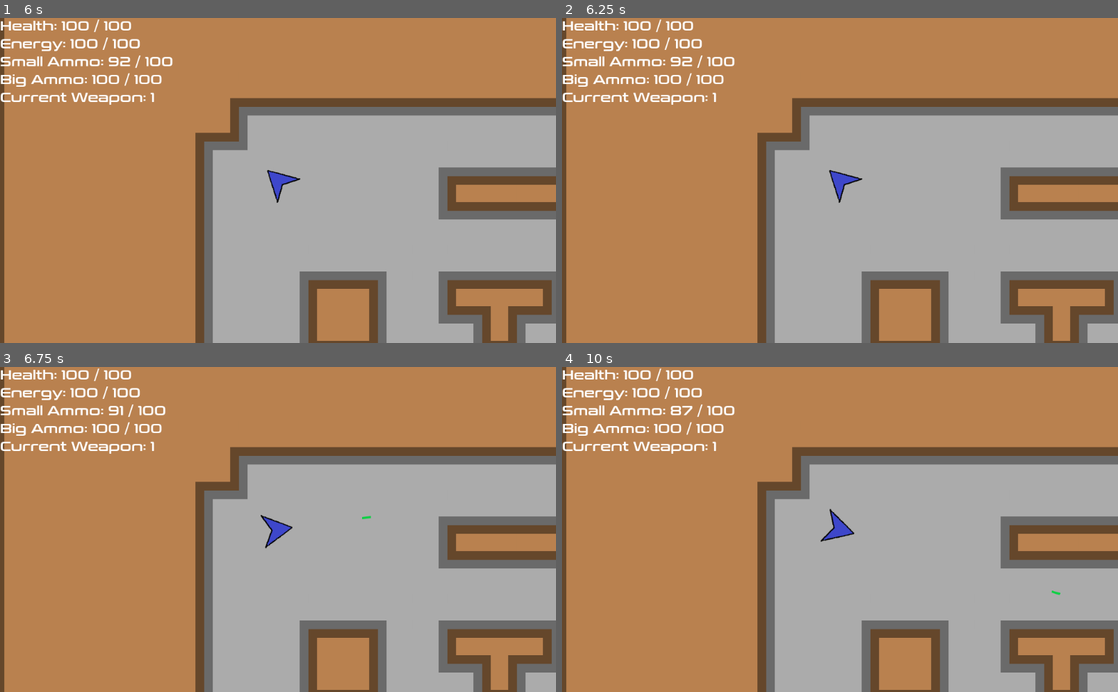
Above: before the commit, frames 1-4 (two rows, left to right).
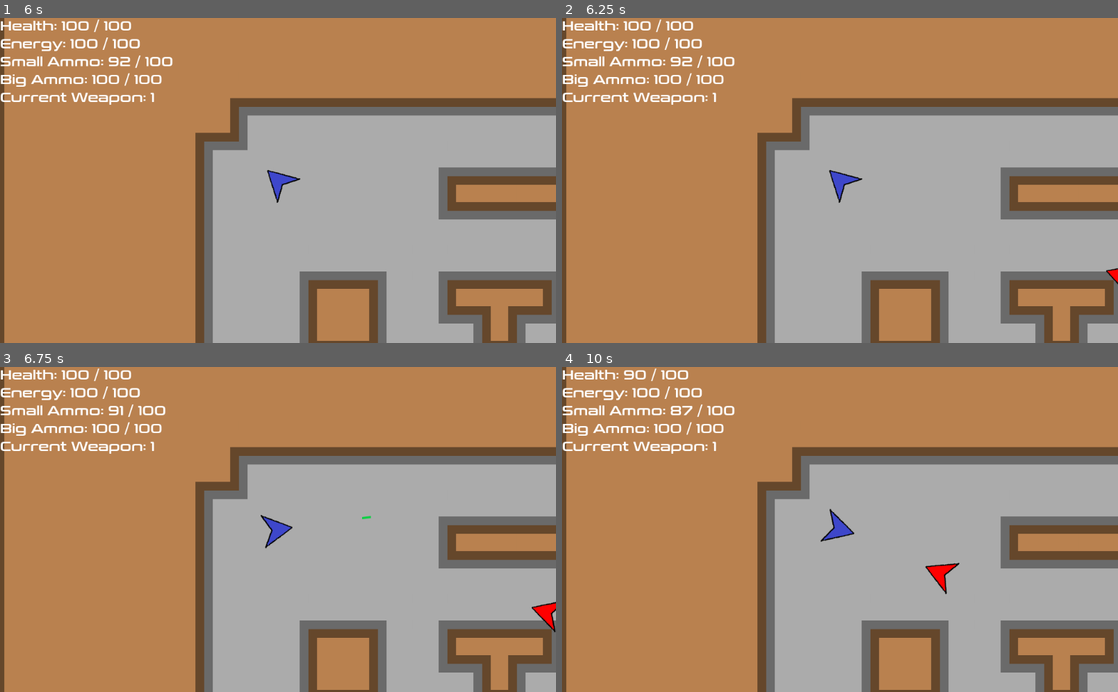
Above: after the commit, the same moments.

Repository: afkpuezo/blinkshooter
Game: Godot game, scene res://scenes/demos/demo.tscn
Same seed, same stepped clock (60 frames per second), same inputs: the game is played once before the commit and once after it.
Inputs (mouse positions are in pixels of both pictures, inside the frame that each line leads up to):
- Up to frame 1 (6 s): tap Enter at 0.5, 2, 3.5 s; move the mouse to (400, 164) at 0.52 s; click (400, 164) at 0.6 s; tap Space at 1.25, 2.75, 4.25 s; move the mouse to (166, 196) at 1.27 s; click (166, 196) at 1.35 s; move the mouse to (333, 109) at 2.02 s; click (333, 109) at 2.1 s; move the mouse to (250, 245) at 2.77 s; click (250, 245) at 2.85 s; move the mouse to (444, 229) at 3.52 s; click (444, 229) at 3.6 s; move the mouse to (111, 131) at 4.27 s; click (111, 131) at 4.35 s; move the mouse to (305, 180) at 5.02 s; click (305, 180) at 5.1 s; move the mouse to (194, 99) at 5.77 s; click (194, 99) at 5.85 s
- Up to frame 2 (6.25 s): no input
- Up to frame 3 (6.75 s): move the mouse to (400, 513) at 6.52 s; click (400, 513) at 6.6 s
- Up to frame 4 (10 s): move the mouse to (728, 545) at 7.27 s; click (728, 545) at 7.35 s; move the mouse to (895, 458) at 8.02 s; click (895, 458) at 8.1 s; move the mouse to (812, 594) at 8.77 s; click (812, 594) at 8.85 s; move the mouse to (1006, 578) at 9.52 s; click (1006, 578) at 9.6 s

Frame 1 is identical in both runs. In frame 2, less than 0.1% of the frame differs, in the area x 97-100%, y 76-83%; in frame 3, 0.2%; in frame 4, 0.5%, in the area x 11-90%, y 0-71%.

Commit message:
enhanced player detection for enemies, they remember the last position the player was at, and they recognize getting shot

Diff:
--- a/scenes/demos/demo.tscn
+++ b/scenes/demos/demo.tscn
@@ -44,11 +44,6 @@
 
 [node name="EnemyGun" parent="Enemy/EnemyWeaponBar" index="0" instance=ExtResource( 4 )]
 
-[node name="Enemy" parent="Enemy" instance=ExtResource( 9 )]
-position = Vector2( 900, 400 )
-
-[node name="EnemyGun" parent="Enemy/Enemy/EnemyWeaponBar" index="0" instance=ExtResource( 4 )]
-
 [node name="Enemy2" parent="." instance=ExtResource( 9 )]
 position = Vector2( 1000, 500 )
 
@@ -64,5 +59,4 @@
 [editable path="Player"]
 [editable path="Enemy"]
 [editable path="Enemy/PlayerDetection"]
-[editable path="Enemy/Enemy"]
 [editable path="Enemy2"]
--- a/scenes/units/enemy/enemy.tscn
+++ b/scenes/units/enemy/enemy.tscn
@@ -13,7 +13,7 @@
 
 [node name="Enemy" type="KinematicBody2D"]
 collision_layer = 4
-collision_mask = 3
+collision_mask = 7
 script = ExtResource( 4 )
 
 [node name="Sprite" type="Sprite" parent="."]
--- a/scenes/weapons/weapon.gd
+++ b/scenes/weapons/weapon.gd
@@ -23,6 +23,7 @@
 
 	var new_bullet: Bullet = bullet_scene.instance()
 	new_bullet.damage = damage
+	new_bullet.source = user
 
 	GameSpawner.spawn_bullet(
 		new_bullet,
--- a/scripts/actions/saw_blade_attack.gd
+++ b/scripts/actions/saw_blade_attack.gd
@@ -71,7 +71,7 @@
 		var dc: DamageCooldown = damage_cooldown_scene.instance()
 		dc.setup(self, damage_cooldown)
 		victim.add_buff(dc)
-		victim.take_damage(damage, self)
+		victim.take_damage(damage, owner)
 
 
 func handle_sprite_rotation(delta):
--- a/scripts/bullet.gd
+++ b/scripts/bullet.gd
@@ -6,6 +6,9 @@
 
 ## damage dealt to target when hit, set by weapon
 var damage = 1
+
+## the unit responsible for shooting this bullet
+var source
 
 
 ## maybe overkill, but acts as interface between the outside and inside?
@@ -22,7 +25,7 @@
 	#print("DEBUG: bullet hitbox area entered by: %s" % area.name)
 	if area.has_method("get_unit"):
 		var victim = area.get_unit()
-		victim.take_damage(damage, self)
+		victim.take_damage(damage, source)
 		_handle_hit()
 	else:
 		#print("DEBUG: Bullet._on_HitBox_area_entered() passed a non-HurtBox area: %s" % area.name)
--- a/scripts/units/enemy.gd
+++ b/scripts/units/enemy.gd
@@ -17,9 +17,34 @@
 onready var too_close_squared = pow(too_close_threshold, 2)
 onready var stop_looking_distance = pow(player_detection.detection_range, 2)
 
+# NOTE: has to be onready or our position will not be set yet!
+onready var last_known_player_position: Vector2 = self.position
+
+
+# -
+# ----------
+# from Node / basic util methods
+# ----------
+# -
+
 
 func _physics_process(delta: float) -> void:
 	think(delta)
+
+
+# -
+# ----------
+# inherited from Unit
+# ----------
+# -
+
+
+## if shot by the player from far away, we know where they are
+func take_damage(amount: int, source):
+	print("DEBUG: enemy take_damage() source: %s" % source.name)
+	if source is Player:
+		last_known_player_position = source.position
+	.take_damage(amount, source)
 
 
 # -
@@ -45,49 +70,37 @@
 ##		- stand still
 ## should be called in _physics_process() (or _process()?)
 func think(delta):
+	var target_position
 	var player = player_detection.get_player_if_detected()
 
+	if player != null:
+		target_position = player.position
+		last_known_player_position = player.position
+	else:
+		target_position = last_known_player_position
+
+	var moved = false
+
+	var distance_squared = position.distance_squared_to(target_position)
+	self.look_at(target_position)
+
 	if player:
-		var distance_squared = position.distance_squared_to(player.position)
+		attack()
+		# only back away from the player, not an empty space where they used to
+		# be
+		if distance_squared < too_close_squared:
+			enemy_mover.back_away_from(self, movement_stats, delta, target_position)
+			moved = true
 
-		self.look_at(player.position)
-
-		if should_attack():
-			attack()
-
+	# don't move to or stand still if we've already backed away from the player
+	if not moved:
 		if distance_squared > chasing_squared:
-			enemy_mover.move_to(self, movement_stats, delta, player.position)
-		elif distance_squared < too_close_squared:
-			enemy_mover.back_away_from(self, movement_stats, delta, player.position)
+			enemy_mover.move_to(self, movement_stats, delta, target_position)
 		else:
 			enemy_mover.stand_still(self, movement_stats, delta)
-
-	else: # no player
-		enemy_mover.stand_still(self, movement_stats, delta)
-
-
-## returns true if this enemy should attack the player right now
-## currently only cares if the player is detected or not
-func should_attack() -> bool:
-	return player_detection.is_player_detected()
 
 
 ## random equipped action
 func attack():
 # warning-ignore:return_value_discarded
 	weapon_bar.trigger_random_action()
-
-
-# ----------
-# player-detection related
-# ----------
-
-
-## Returns null if the player is not currently in the detection area
-func get_player_if_detected() -> Player:
-	return player_detection.get_player_if_detected()
-
-
-## is this redundant?
-func is_player_detected() -> bool:
-	return player_detection.is_player_detected()
